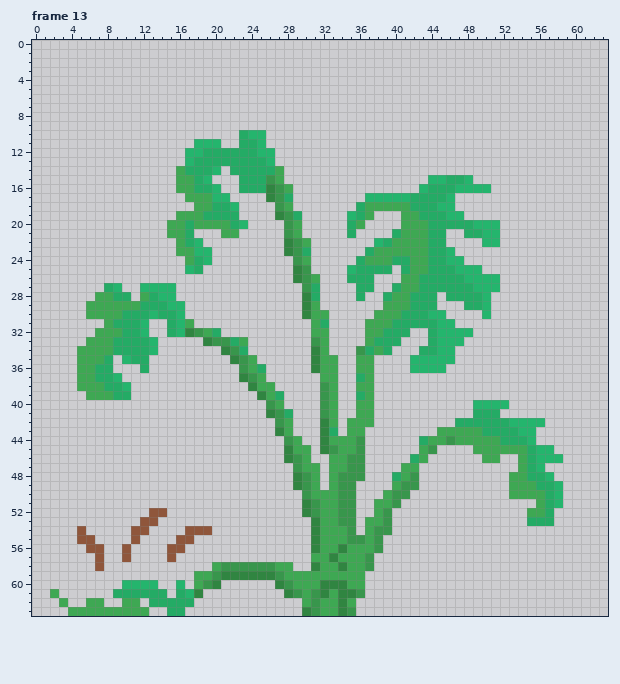
Pixel-art file, stored at Twisted Petal/Assets/Aseprite/Enemies/Animated/Stationary/monsterraPlant.ase. Above: the version before the commit.
64x64 pixels, 22 frames. Colours within 5 levels of each other are drawn and written as one. Shown: frame 13. The commit also changed other frames, which this record leaves out.
Now the later version:
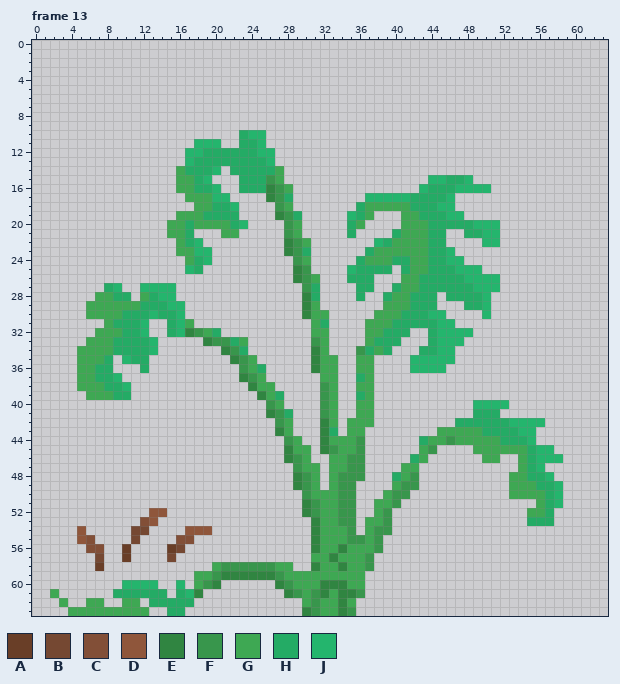
Palette (. is transparent): A #693e27  B #754832  C #824f37  D #8f563b  E #308541  F #38964c  G #3ea853  H #24ab65  J #24b56d
From the commit log: Dirt settling thing looked very basic. So I updated it
What changed:
Frame 13:
The author changed colour D to colour A in row 56 at x 10 and 15; in row 57 at x 10; in row 58 at x 7.
The author changed colour D to colour B in row 54 at x 11 to 12; in row 55 at x 11; in row 56 at x 16; in row 57 at x 7 and 15.
The author changed colour D to colour C in row 53 at x 12; in row 55 at x 6 and 16 to 17; in row 56 at x 6 to 7.
Pixel boxes of the changes (left, top, right, bottom) in both pictures:
changed: (86, 517, 194, 571)
